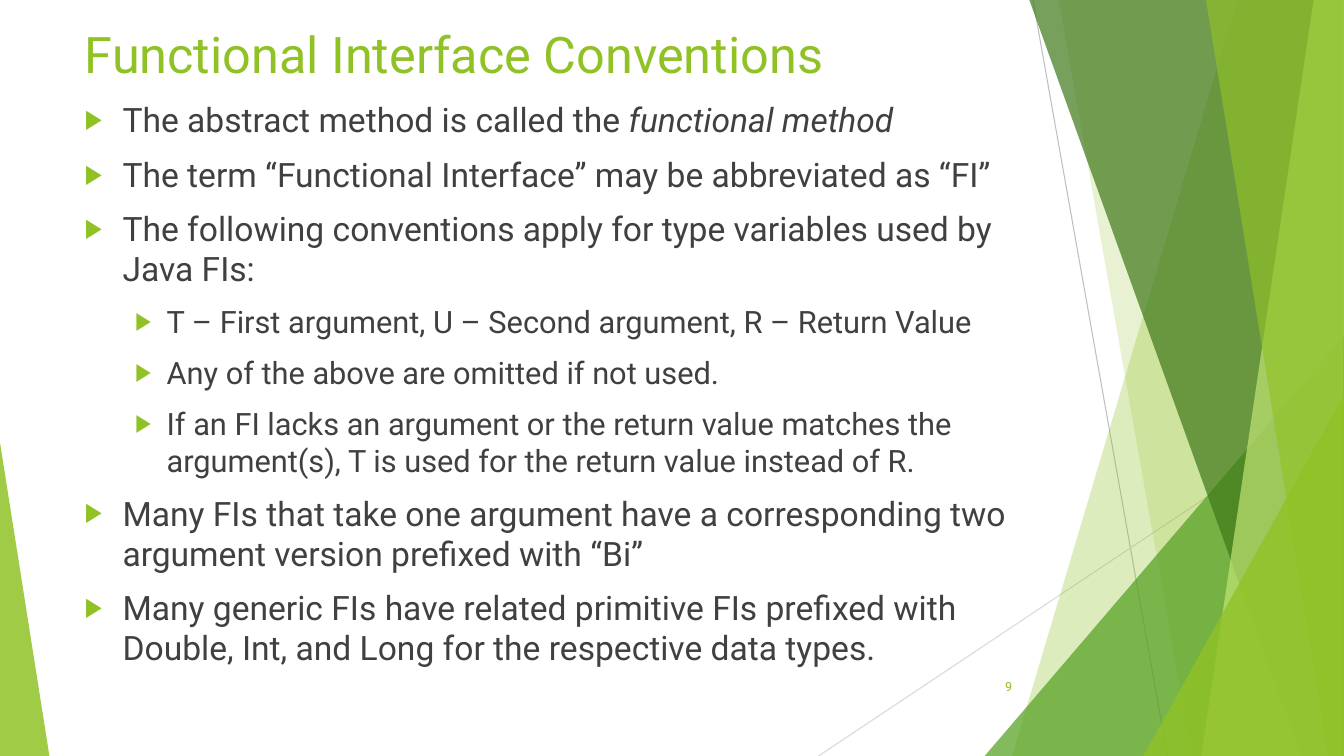
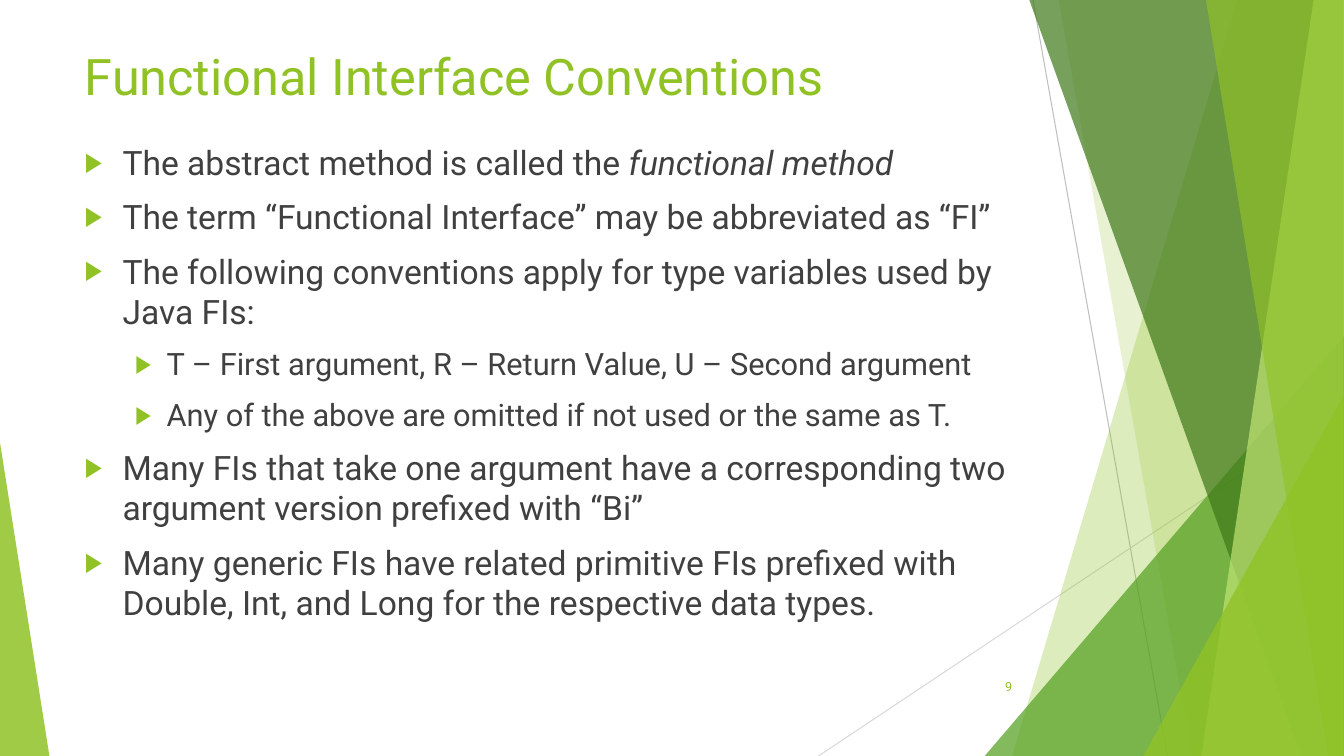
Before and after one commit to RichardRoda/2017-CodePaLOUsa-Lambda, a slide deck: slide 9 of Learning to Love the Lambda in the Stream.pptx. Drawn at 1344x756 pixels with LibreOffice and Linux fonts; fonts in the diff are those of the drawing. Boxes give left, top, right and bottom in pixels: in the first picture for what was removed or moved away, otherwise in the second. Text is boxed around its words. In the diff, an @@ line names an element or a change of style, - is before the commit and + after.

```diff
--- a/Learning to Love the Lambda in the Stream.pptx
+++ b/Learning to Love the Lambda in the Stream.pptx
@@ title "Functional Interface Conventions": place and size @@
-title "Functional Interface Conventions" at bbox=[85, 34, 823, 74]
+title "Functional Interface Conventions" at bbox=[85, 56, 823, 96]
@@ text "The abstract method is called ...": place and size @@
-text "The abstract method is called ..." at bbox=[123, 106, 1005, 667]
+text "The abstract method is called ..." at bbox=[123, 149, 1005, 622]
@@ text at bbox=[167, 352, 971, 433]: text changed @@
-  ▶ T – First argument, U – Second argument, R – Return Value
-  ▶ Any of the above are omitted if not used.
-  ▶ If an FI lacks an argument or the return value matches the argument(s), T is used for the return value instead of R.
+  ▶ T – First argument, R – Return Value, U – Second argument
+  ▶ Any of the above are omitted if not used or the same as T.
```
Also in this commit, not shown: 18 other slides changed, 4 slides added, 1 other file.
